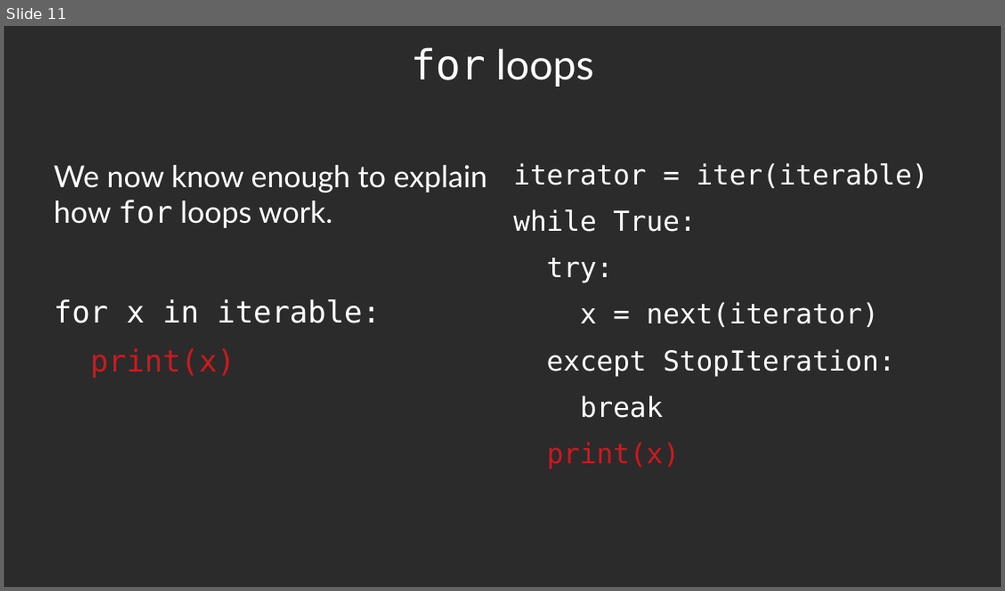
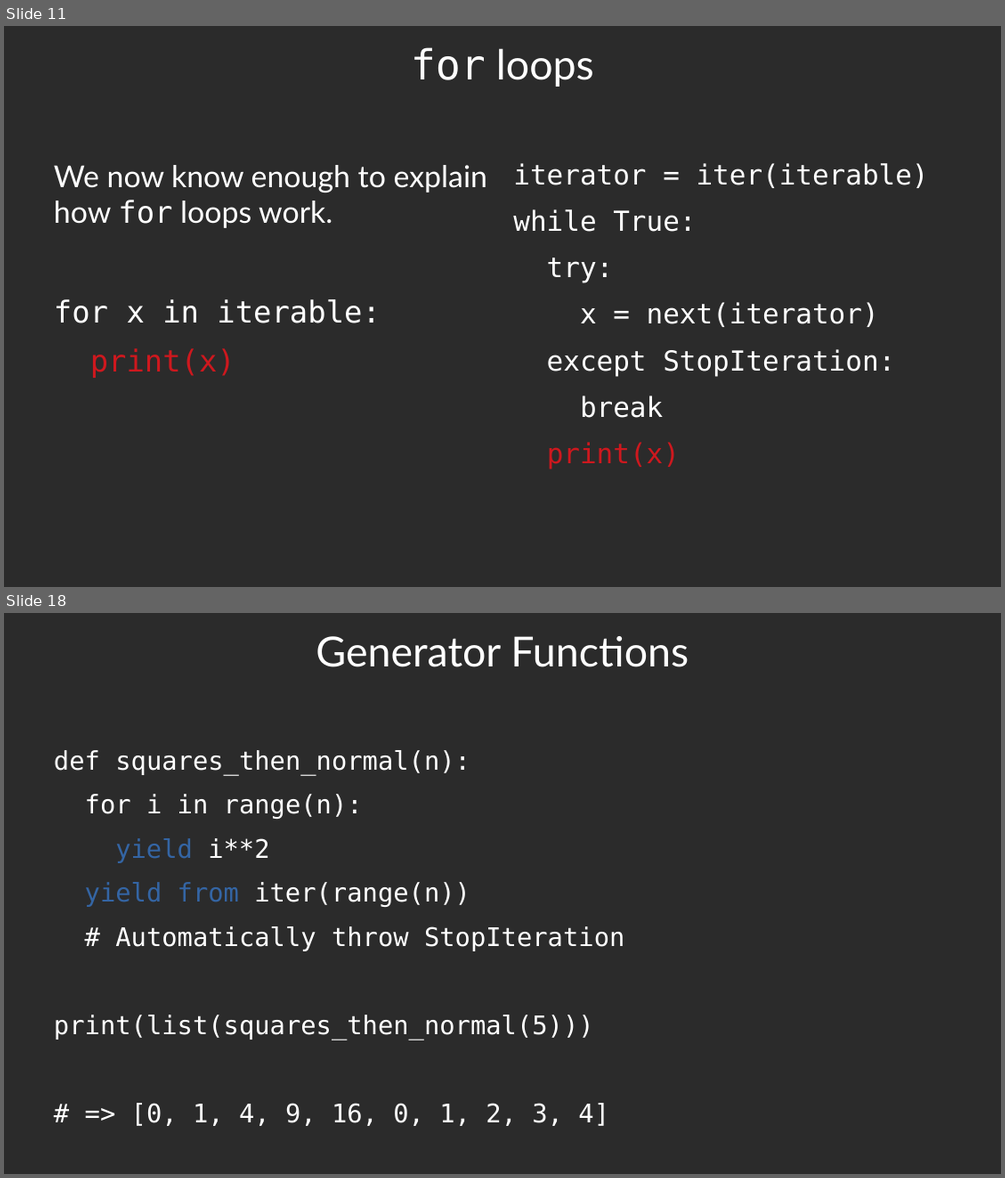
Before and after one commit to luther9/iterator-slides, a slide deck: iterators.odp. Shown one above the other, each under a label of ours: slide 11 before the commit, slides 11 and 18 after it; the slides between them are not shown. The pictures are 1005x591 and 1005x1178 pixels, drawn with LibreOffice and Linux fonts; fonts in the diff are those of the drawing; background and template pictures are left out; a plain dark background stands for a picture behind light text. Boxes give left, top, right and bottom in pixels: in the first picture for what was removed or moved away, otherwise in the second. Text is boxed around its words. In the diff, an @@ line names an element or a change of style, - is before the commit and + after.

Commit message:
Finish section on generators.

```diff
--- a/iterators.odp
+++ b/iterators.odp
@@ slide 18 added at (x1=4, y1=613, x2=1001, y2=1174), background picture (left out) @@
@@ title added at (x1=316, y1=636, x2=688, y2=667), 33 pt, text #FFFFFF @@
+Generator Functions
@@ text added at (x1=54, y1=750, x2=624, y2=1126), 20.4 pt, text #FFFFFF @@
+def squares_then_normal(n):
+for i in range(n):
+yield i**2
+yield from iter(range(n))
+# Automatically throw StopIteration
+print(list(squares_then_normal(5)))
+# => [0, 1, 4, 9, 16, 0, 1, 2, 3, 4]
```
Also in this commit, not shown: 8 other slides added, 1 other file.
